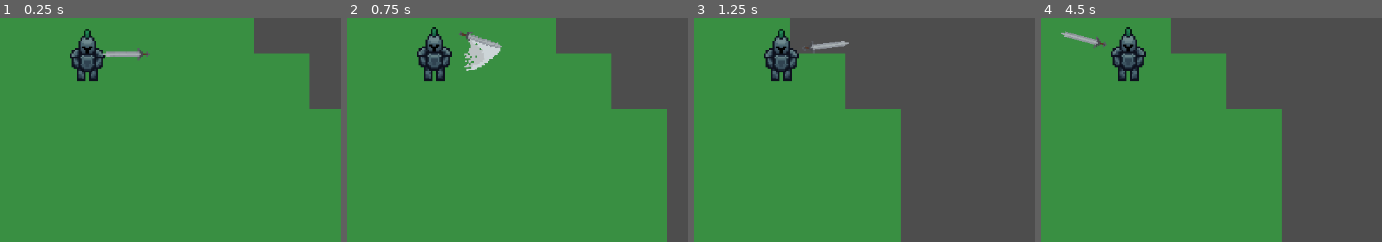
Above: before the commit, frames 1-4 (left to right).
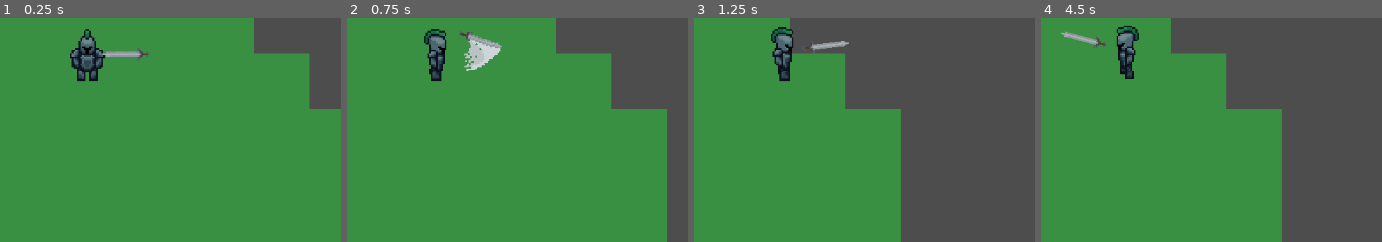
Above: after the commit, the same moments.

Repository: DyslexicWolf/HackNSlashing
Game: Godot game, scene res://Scenes/game.tscn
Two runs of this game, one before a commit and one after it. Both use one fixed random seed, a clock stepped at 60 frames per second and the inputs below.
Inputs (mouse positions are % of the whole screen's width and height, from its top left):
- Up to frame 1 (0.25 s): no input
- Up to frame 2 (0.75 s): tap Enter at 0.5 s; move the mouse to (84, 45) at 0.52 s; press the mouse at (84, 45) at 0.53 s; hold D (move_right) from 0.53 s (still down)
- Up to frame 3 (1.25 s): keep holding D (move_right)
- Up to frame 4 (4.5 s): move the mouse to (35, 55) at 1.27 s; release D (move_right) at 1.28 s; release the mouse at (35, 55) at 1.28 s; hold S (move_down) 1.28-2.03 s; click (35, 55) at 1.35 s; move the mouse to (70, 28) at 2.02 s; press the mouse at (70, 28) at 2.03 s; hold D (move_right) 2.03-2.78 s; move the mouse to (53, 70) at 2.77 s; release the mouse at (53, 70) at 2.78 s; hold W (move_up) 2.78-3.53 s; click (53, 70) at 2.85 s; move the mouse to (94, 65) at 3.52 s; press the mouse at (94, 65) at 3.53 s; hold A (move_left) from 3.53 s (still down); move the mouse to (23, 35) at 4.27 s; release the mouse at (23, 35) at 4.28 s; click (23, 35) at 4.35 s
The pictures show only the part of the screen within x 46-96%, y 42-92%; the shares and areas given below are measured in that part.

Frame 1 is identical in both runs. In frame 2, 1.4% of the frame differs, in the area x 20-31%, y 4-29%; in frame 3, 1.4%; in frame 4, 1.5%, in the area x 20-31%, y 3-29%.

Commit message:
Fixed spritesheet inside godot
Fixed spritesheet inside godot, removed the old, added the new

Diff:
--- a/hacknslashing/Components/sword.tscn
+++ b/hacknslashing/Components/sword.tscn
@@ -1,126 +1,46 @@
-[gd_scene load_steps=36 format=3 uid="uid://cm288xnonu824"]
+[gd_scene load_steps=16 format=3 uid="uid://cm288xnonu824"]
 
 [ext_resource type="Script" uid="uid://b15ojljgpmc4a" path="res://Scripts/sword.gd" id="1_4s73l"]
-[ext_resource type="Texture2D" uid="uid://7j5a4fs8o704" path="res://Assets/Sprites/Sword_Spritesheet.png" id="2_kbd3j"]
+[ext_resource type="Texture2D" uid="uid://cbr2fvmxvtg7d" path="res://Assets/Sprites/Sword_Spritesheet.png" id="2_kbd3j"]
 [ext_resource type="Script" uid="uid://btedrswfaqmxu" path="res://Scripts/hitbox.gd" id="3_7iixe"]
 
-[sub_resource type="AtlasTexture" id="AtlasTexture_6wdhb"]
+[sub_resource type="AtlasTexture" id="AtlasTexture_4s73l"]
 atlas = ExtResource("2_kbd3j")
-region = Rect2(768, 0, 32, 32)
+region = Rect2(128, 0, 32, 32)
 
-[sub_resource type="AtlasTexture" id="AtlasTexture_d6wag"]
+[sub_resource type="AtlasTexture" id="AtlasTexture_kbd3j"]
 atlas = ExtResource("2_kbd3j")
-region = Rect2(800, 0, 32, 32)
+region = Rect2(160, 0, 32, 32)
 
-[sub_resource type="AtlasTexture" id="AtlasTexture_kb2vl"]
+[sub_resource type="AtlasTexture" id="AtlasTexture_7iixe"]
 atlas = ExtResource("2_kbd3j")
-region = Rect2(832, 0, 32, 32)
+region = Rect2(192, 0, 32, 32)
 
-[sub_resource type="AtlasTexture" id="AtlasTexture_6j4cb"]
+[sub_resource type="AtlasTexture" id="AtlasTexture_rrml0"]
 atlas = ExtResource("2_kbd3j")
-region = Rect2(864, 0, 32, 32)
+region = Rect2(224, 0, 32, 32)
 
-[sub_resource type="AtlasTexture" id="AtlasTexture_ksptp"]
-atlas = ExtResource("2_kbd3j")
-region = Rect2(896, 0, 32, 32)
-
-[sub_resource type="AtlasTexture" id="AtlasTexture_5uo8h"]
-atlas = ExtResource("2_kbd3j")
-region = Rect2(928, 0, 32, 32)
-
-[sub_resource type="AtlasTexture" id="AtlasTexture_4gx3d"]
-atlas = ExtResource("2_kbd3j")
-region = Rect2(576, 0, 32, 32)
-
-[sub_resource type="AtlasTexture" id="AtlasTexture_641iy"]
-atlas = ExtResource("2_kbd3j")
-region = Rect2(608, 0, 32, 32)
-
-[sub_resource type="AtlasTexture" id="AtlasTexture_juuhp"]
-atlas = ExtResource("2_kbd3j")
-region = Rect2(640, 0, 32, 32)
-
-[sub_resource type="AtlasTexture" id="AtlasTexture_ud72p"]
-atlas = ExtResource("2_kbd3j")
-region = Rect2(672, 0, 32, 32)
-
-[sub_resource type="AtlasTexture" id="AtlasTexture_licwk"]
-atlas = ExtResource("2_kbd3j")
-region = Rect2(704, 0, 32, 32)
-
-[sub_resource type="AtlasTexture" id="AtlasTexture_pxruu"]
-atlas = ExtResource("2_kbd3j")
-region = Rect2(736, 0, 32, 32)
-
-[sub_resource type="AtlasTexture" id="AtlasTexture_swbve"]
-atlas = ExtResource("2_kbd3j")
-region = Rect2(384, 0, 32, 32)
-
-[sub_resource type="AtlasTexture" id="AtlasTexture_8ykx0"]
-atlas = ExtResource("2_kbd3j")
-region = Rect2(416, 0, 32, 32)
-
-[sub_resource type="AtlasTexture" id="AtlasTexture_dy3nf"]
-atlas = ExtResource("2_kbd3j")
-region = Rect2(448, 0, 32, 32)
-
-[sub_resource type="AtlasTexture" id="AtlasTexture_ava4e"]
-atlas = ExtResource("2_kbd3j")
-region = Rect2(480, 0, 32, 32)
-
-[sub_resource type="AtlasTexture" id="AtlasTexture_yb50g"]
-atlas = ExtResource("2_kbd3j")
-region = Rect2(512, 0, 32, 32)
-
-[sub_resource type="AtlasTexture" id="AtlasTexture_s4ba6"]
-atlas = ExtResource("2_kbd3j")
-region = Rect2(544, 0, 32, 32)
-
-[sub_resource type="AtlasTexture" id="AtlasTexture_mscq6"]
+[sub_resource type="AtlasTexture" id="AtlasTexture_tfeni"]
 atlas = ExtResource("2_kbd3j")
 region = Rect2(256, 0, 32, 32)
 
-[sub_resource type="AtlasTexture" id="AtlasTexture_yv0n8"]
+[sub_resource type="AtlasTexture" id="AtlasTexture_ibosg"]
 atlas = ExtResource("2_kbd3j")
 region = Rect2(288, 0, 32, 32)
 
-[sub_resource type="AtlasTexture" id="AtlasTexture_m6ajq"]
-atlas = ExtResource("2_kbd3j")
-region = Rect2(320, 0, 32, 32)
-
-[sub_resource type="AtlasTexture" id="AtlasTexture_0e7lp"]
-atlas = ExtResource("2_kbd3j")
-region = Rect2(352, 0, 32, 32)
-
-[sub_resource type="AtlasTexture" id="AtlasTexture_g7mud"]
-atlas = ExtResource("2_kbd3j")
-region = Rect2(128, 0, 32, 32)
-
-[sub_resource type="AtlasTexture" id="AtlasTexture_xvhj7"]
-atlas = ExtResource("2_kbd3j")
-region = Rect2(160, 0, 32, 32)
-
-[sub_resource type="AtlasTexture" id="AtlasTexture_f175q"]
-atlas = ExtResource("2_kbd3j")
-region = Rect2(192, 0, 32, 32)
-
-[sub_resource type="AtlasTexture" id="AtlasTexture_xcyl8"]
-atlas = ExtResource("2_kbd3j")
-region = Rect2(224, 0, 32, 32)
-
-[sub_resource type="AtlasTexture" id="AtlasTexture_y06fd"]
+[sub_resource type="AtlasTexture" id="AtlasTexture_exmpj"]
 atlas = ExtResource("2_kbd3j")
 region = Rect2(0, 0, 32, 32)
 
-[sub_resource type="AtlasTexture" id="AtlasTexture_ocpgi"]
+[sub_resource type="AtlasTexture" id="AtlasTexture_1cxvp"]
 atlas = ExtResource("2_kbd3j")
 region = Rect2(32, 0, 32, 32)
 
-[sub_resource type="AtlasTexture" id="AtlasTexture_ncty3"]
+[sub_resource type="AtlasTexture" id="AtlasTexture_snfs4"]
 atlas = ExtResource("2_kbd3j")
 region = Rect2(64, 0, 32, 32)
 
-[sub_resource type="AtlasTexture" id="AtlasTexture_pl4qv"]
+[sub_resource type="AtlasTexture" id="AtlasTexture_swfk0"]
 atlas = ExtResource("2_kbd3j")
 region = Rect2(96, 0, 32, 32)
 
@@ -128,68 +48,22 @@
 animations = [{
 "frames": [{
 "duration": 1.0,
-"texture": SubResource("AtlasTexture_6wdhb")
+"texture": SubResource("AtlasTexture_4s73l")
 }, {
 "duration": 1.0,
-"texture": SubResource("AtlasTexture_d6wag")
+"texture": SubResource("AtlasTexture_kbd3j")
 }, {
 "duration": 1.0,
-"texture": SubResource("AtlasTexture_kb2vl")
+"texture": SubResource("AtlasTexture_7iixe")
 }, {
 "duration": 1.0,
-"texture": SubResource("AtlasTexture_6j4cb")
+"texture": SubResource("AtlasTexture_rrml0")
 }, {
 "duration": 1.0,
-"texture": SubResource("AtlasTexture_ksptp")
+"texture": SubResource("AtlasTexture_tfeni")
 }, {
 "duration": 1.0,
-"texture": SubResource("AtlasTexture_5uo8h")
-}],
-"loop": false,
-"name": &"attack_diagonal",
-"speed": 13.0
-}, {
-"frames": [{
-"duration": 1.0,
-"texture": SubResource("AtlasTexture_4gx3d")
-}, {
-"duration": 1.0,
-"texture": SubResource("AtlasTexture_641iy")
-}, {
-"duration": 1.0,
-"texture": SubResource("AtlasTexture_juuhp")
-}, {
-"duration": 1.0,
-"texture": SubResource("AtlasTexture_ud72p")
-}, {
-"duration": 1.0,
-"texture": SubResource("AtlasTexture_licwk")
-}, {
-"duration": 1.0,
-"texture": SubResource("AtlasTexture_pxruu")
-}],
-"loop": false,
-"name": &"attack_horizontal",
-"speed": 13.0
-}, {
-"frames": [{
-"duration": 1.0,
-"texture": SubResource("AtlasTexture_swbve")
-}, {
-"duration": 1.0,
-"texture": SubResource("AtlasTexture_8ykx0")
-}, {
-"duration": 1.0,
-"texture": SubResource("AtlasTexture_dy3nf")
-}, {
-"duration": 1.0,
-"texture": SubResource("AtlasTexture_ava4e")
-}, {
-"duration": 1.0,
-"texture": SubResource("AtlasTexture_yb50g")
-}, {
-"duration": 1.0,
-"texture": SubResource("AtlasTexture_s4ba6")
+"texture": SubResource("AtlasTexture_ibosg")
 }],
 "loop": false,
 "name": &"attack_vertical",
@@ -197,50 +71,16 @@
 }, {
 "frames": [{
 "duration": 1.0,
-"texture": SubResource("AtlasTexture_mscq6")
+"texture": SubResource("AtlasTexture_exmpj")
 }, {
 "duration": 1.0,
-"texture": SubResource("AtlasTexture_yv0n8")
+"texture": SubResource("AtlasTexture_1cxvp")
 }, {
 "duration": 1.0,
-"texture": SubResource("AtlasTexture_m6ajq")
+"texture": SubResource("AtlasTexture_snfs4")
 }, {
 "duration": 1.0,
-"texture": SubResource("AtlasTexture_0e7lp")
-}],
-"loop": true,
-"name": &"idle_diagonal",
-"speed": 5.5
-}, {
-"frames": [{
-"duration": 1.0,
-"texture": SubResource("AtlasTexture_g7mud")
-}, {
-"duration": 1.0,
-"texture": SubResource("AtlasTexture_xvhj7")
-}, {
-"duration": 1.0,
-"texture": SubResource("AtlasTexture_f175q")
-}, {
-"duration": 1.0,
-"texture": SubResource("AtlasTexture_xcyl8")
-}],
-"loop": true,
-"name": &"idle_horizontal",
-"speed": 5.5
-}, {
-"frames": [{
-"duration": 1.0,
-"texture": SubResource("AtlasTexture_y06fd")
-}, {
-"duration": 1.0,
-"texture": SubResource("AtlasTexture_ocpgi")
-}, {
-"duration": 1.0,
-"texture": SubResource("AtlasTexture_ncty3")
-}, {
-"duration": 1.0,
-"texture": SubResource("AtlasTexture_pl4qv")
+"texture": SubResource("AtlasTexture_swfk0")
 }],
 "loop": true,
 "name": &"idle_vertical",
@@ -254,7 +94,7 @@
 
 [node name="AnimatedSprite2D" type="AnimatedSprite2D" parent="."]
 sprite_frames = SubResource("SpriteFrames_d6wag")
-animation = &"idle_vertical"
+animation = &"attack_vertical"
 autoplay = "idle_vertical"
 
 [node name="HitBox" type="Area2D" parent="."]
--- a/hacknslashing/Scenes/player.tscn
+++ b/hacknslashing/Scenes/player.tscn
@@ -1,91 +1,130 @@
-[gd_scene load_steps=30 format=3 uid="uid://bmjs8ru7k3ke"]
+[gd_scene load_steps=39 format=3 uid="uid://bmjs8ru7k3ke"]
 
 [ext_resource type="Script" uid="uid://cm3qcps0seot5" path="res://Scripts/player.gd" id="1_cvnsp"]
-[ext_resource type="Texture2D" uid="uid://cqbqrtp255gvd" path="res://Assets/Sprites/PlayerCharacter_Front_SpriteSheet.png" id="1_v0iea"]
-[ext_resource type="Texture2D" uid="uid://csj8qg62ri6kv" path="res://Assets/Sprites/PlayerCharacter_Back_Spritesheet.png" id="2_6t5aa"]
+[ext_resource type="Texture2D" uid="uid://bqlcyt560macg" path="res://Assets/Sprites/PlayerCharacter_SpriteSheet.png" id="3_fkybt"]
 [ext_resource type="PackedScene" uid="uid://cq5nqcfvfeiq6" path="res://Components/health.tscn" id="4_vgqql"]
 [ext_resource type="Script" uid="uid://c5r2kx6kdyc10" path="res://Scripts/hurtbox.gd" id="5_fkybt"]
 [ext_resource type="PackedScene" uid="uid://cm288xnonu824" path="res://Components/sword.tscn" id="6_x3wgy"]
 
 [sub_resource type="AtlasTexture" id="AtlasTexture_x3wgy"]
-atlas = ExtResource("2_6t5aa")
+atlas = ExtResource("3_fkybt")
+region = Rect2(320, 0, 32, 32)
+
+[sub_resource type="AtlasTexture" id="AtlasTexture_3smsa"]
+atlas = ExtResource("3_fkybt")
+region = Rect2(352, 0, 32, 32)
+
+[sub_resource type="AtlasTexture" id="AtlasTexture_8erm5"]
+atlas = ExtResource("3_fkybt")
+region = Rect2(384, 0, 32, 32)
+
+[sub_resource type="AtlasTexture" id="AtlasTexture_f1ek2"]
+atlas = ExtResource("3_fkybt")
+region = Rect2(416, 0, 32, 32)
+
+[sub_resource type="AtlasTexture" id="AtlasTexture_tx1dd"]
+atlas = ExtResource("3_fkybt")
+region = Rect2(0, 0, 32, 32)
+
+[sub_resource type="AtlasTexture" id="AtlasTexture_gymyn"]
+atlas = ExtResource("3_fkybt")
 region = Rect2(32, 0, 32, 32)
 
-[sub_resource type="AtlasTexture" id="AtlasTexture_3smsa"]
-atlas = ExtResource("2_6t5aa")
+[sub_resource type="AtlasTexture" id="AtlasTexture_pu2lt"]
+atlas = ExtResource("3_fkybt")
 region = Rect2(64, 0, 32, 32)
 
-[sub_resource type="AtlasTexture" id="AtlasTexture_8erm5"]
-atlas = ExtResource("2_6t5aa")
+[sub_resource type="AtlasTexture" id="AtlasTexture_ukyrk"]
+atlas = ExtResource("3_fkybt")
 region = Rect2(96, 0, 32, 32)
 
-[sub_resource type="AtlasTexture" id="AtlasTexture_f1ek2"]
-atlas = ExtResource("2_6t5aa")
+[sub_resource type="AtlasTexture" id="AtlasTexture_7dp3o"]
+atlas = ExtResource("3_fkybt")
+region = Rect2(640, 0, 32, 32)
+
+[sub_resource type="AtlasTexture" id="AtlasTexture_h4iuc"]
+atlas = ExtResource("3_fkybt")
+region = Rect2(672, 0, 32, 32)
+
+[sub_resource type="AtlasTexture" id="AtlasTexture_fd4e3"]
+atlas = ExtResource("3_fkybt")
+region = Rect2(704, 0, 32, 32)
+
+[sub_resource type="AtlasTexture" id="AtlasTexture_qqcod"]
+atlas = ExtResource("3_fkybt")
+region = Rect2(736, 0, 32, 32)
+
+[sub_resource type="AtlasTexture" id="AtlasTexture_igrcy"]
+atlas = ExtResource("3_fkybt")
+region = Rect2(448, 0, 32, 32)
+
+[sub_resource type="AtlasTexture" id="AtlasTexture_fs7ks"]
+atlas = ExtResource("3_fkybt")
+region = Rect2(480, 0, 32, 32)
+
+[sub_resource type="AtlasTexture" id="AtlasTexture_l6n3p"]
+atlas = ExtResource("3_fkybt")
+region = Rect2(512, 0, 32, 32)
+
+[sub_resource type="AtlasTexture" id="AtlasTexture_olqyp"]
+atlas = ExtResource("3_fkybt")
+region = Rect2(544, 0, 32, 32)
+
+[sub_resource type="AtlasTexture" id="AtlasTexture_wpjfl"]
+atlas = ExtResource("3_fkybt")
+region = Rect2(576, 0, 32, 32)
+
+[sub_resource type="AtlasTexture" id="AtlasTexture_bi64h"]
+atlas = ExtResource("3_fkybt")
+region = Rect2(608, 0, 32, 32)
+
+[sub_resource type="AtlasTexture" id="AtlasTexture_2ijsl"]
+atlas = ExtResource("3_fkybt")
 region = Rect2(128, 0, 32, 32)
 
-[sub_resource type="AtlasTexture" id="AtlasTexture_cvnsp"]
-atlas = ExtResource("1_v0iea")
-region = Rect2(32, 0, 32, 32)
-
-[sub_resource type="AtlasTexture" id="AtlasTexture_6t5aa"]
-atlas = ExtResource("1_v0iea")
-region = Rect2(64, 0, 32, 32)
-
-[sub_resource type="AtlasTexture" id="AtlasTexture_vgqql"]
-atlas = ExtResource("1_v0iea")
-region = Rect2(96, 0, 32, 32)
-
-[sub_resource type="AtlasTexture" id="AtlasTexture_fkybt"]
-atlas = ExtResource("1_v0iea")
-region = Rect2(128, 0, 32, 32)
-
-[sub_resource type="AtlasTexture" id="AtlasTexture_tx1dd"]
-atlas = ExtResource("2_6t5aa")
+[sub_resource type="AtlasTexture" id="AtlasTexture_p1odr"]
+atlas = ExtResource("3_fkybt")
 region = Rect2(160, 0, 32, 32)
 
-[sub_resource type="AtlasTexture" id="AtlasTexture_gymyn"]
-atlas = ExtResource("2_6t5aa")
+[sub_resource type="AtlasTexture" id="AtlasTexture_0gysh"]
+atlas = ExtResource("3_fkybt")
 region = Rect2(192, 0, 32, 32)
 
-[sub_resource type="AtlasTexture" id="AtlasTexture_pu2lt"]
-atlas = ExtResource("2_6t5aa")
+[sub_resource type="AtlasTexture" id="AtlasTexture_vfarp"]
+atlas = ExtResource("3_fkybt")
 region = Rect2(224, 0, 32, 32)
 
-[sub_resource type="AtlasTexture" id="AtlasTexture_ukyrk"]
-atlas = ExtResource("2_6t5aa")
+[sub_resource type="AtlasTexture" id="AtlasTexture_y6uwr"]
+atlas = ExtResource("3_fkybt")
 region = Rect2(256, 0, 32, 32)
 
-[sub_resource type="AtlasTexture" id="AtlasTexture_7dp3o"]
-atlas = ExtResource("2_6t5aa")
+[sub_resource type="AtlasTexture" id="AtlasTexture_83xs0"]
+atlas = ExtResource("3_fkybt")
 region = Rect2(288, 0, 32, 32)
 
-[sub_resource type="AtlasTexture" id="AtlasTexture_h4iuc"]
-atlas = ExtResource("2_6t5aa")
-region = Rect2(320, 0, 32, 32)
-
-[sub_resource type="AtlasTexture" id="AtlasTexture_fd4e3"]
-atlas = ExtResource("1_v0iea")
-region = Rect2(160, 0, 32, 32)
-
-[sub_resource type="AtlasTexture" id="AtlasTexture_qqcod"]
-atlas = ExtResource("1_v0iea")
-region = Rect2(192, 0, 32, 32)
-
-[sub_resource type="AtlasTexture" id="AtlasTexture_igrcy"]
-atlas = ExtResource("1_v0iea")
-region = Rect2(224, 0, 32, 32)
-
-[sub_resource type="AtlasTexture" id="AtlasTexture_fs7ks"]
-atlas = ExtResource("1_v0iea")
-region = Rect2(256, 0, 32, 32)
-
-[sub_resource type="AtlasTexture" id="AtlasTexture_l6n3p"]
-atlas = ExtResource("1_v0iea")
-region = Rect2(288, 0, 32, 32)
-
-[sub_resource type="AtlasTexture" id="AtlasTexture_olqyp"]
-atlas = ExtResource("1_v0iea")
-region = Rect2(320, 0, 32, 32)
+[sub_resource type="AtlasTexture" id="AtlasTexture_ypfnu"]
+atlas = ExtResource("3_fkybt")
+region = Rect2(768, 0, 32, 32)
+
+[sub_resource type="AtlasTexture" id="AtlasTexture_xuaoq"]
+atlas = ExtResource("3_fkybt")
+region = Rect2(800, 0, 32, 32)
+
+[sub_resource type="AtlasTexture" id="AtlasTexture_wohnl"]
+atlas = ExtResource("3_fkybt")
+region = Rect2(832, 0, 32, 32)
+
+[sub_resource type="AtlasTexture" id="AtlasTexture_36dho"]
+atlas = ExtResource("3_fkybt")
+region = Rect2(864, 0, 32, 32)
+
+[sub_resource type="AtlasTexture" id="AtlasTexture_yh6i2"]
+atlas = ExtResource("3_fkybt")
+region = Rect2(896, 0, 32, 32)
+
+[sub_resource type="AtlasTexture" id="AtlasTexture_nv4vc"]
+atlas = ExtResource("3_fkybt")
+region = Rect2(928, 0, 32, 32)
 
 [sub_resource type="SpriteFrames" id="SpriteFrames_x3wgy"]
 animations = [{
@@ -108,16 +147,16 @@
 }, {
 "frames": [{
 "duration": 1.0,
-"texture": SubResource("AtlasTexture_cvnsp")
-}, {
-"duration": 1.0,
-"texture": SubResource("AtlasTexture_6t5aa")
-}, {
-"duration": 1.0,
-"texture": SubResource("AtlasTexture_vgqql")
-}, {
-"duration": 1.0,
-"texture": SubResource("AtlasTexture_fkybt")
+"texture": SubResource("AtlasTexture_tx1dd")
+}, {
+"duration": 1.0,
+"texture": SubResource("AtlasTexture_gymyn")
+}, {
+"duration": 1.0,
+"texture": SubResource("AtlasTexture_pu2lt")
+}, {
+"duration": 1.0,
+"texture": SubResource("AtlasTexture_ukyrk")
 }],
 "loop": true,
 "name": &"idle_front",
@@ -125,22 +164,39 @@
 }, {
 "frames": [{
 "duration": 1.0,
-"texture": SubResource("AtlasTexture_tx1dd")
-}, {
-"duration": 1.0,
-"texture": SubResource("AtlasTexture_gymyn")
-}, {
-"duration": 1.0,
-"texture": SubResource("AtlasTexture_pu2lt")
-}, {
-"duration": 1.0,
-"texture": SubResource("AtlasTexture_ukyrk")
-}, {
-"duration": 1.0,
 "texture": SubResource("AtlasTexture_7dp3o")
 }, {
 "duration": 1.0,
 "texture": SubResource("AtlasTexture_h4iuc")
+}, {
+"duration": 1.0,
+"texture": SubResource("AtlasTexture_fd4e3")
+}, {
+"duration": 1.0,
+"texture": SubResource("AtlasTexture_qqcod")
+}],
+"loop": true,
+"name": &"idle_side",
+"speed": 5.0
+}, {
+"frames": [{
+"duration": 1.0,
+"texture": SubResource("AtlasTexture_igrcy")
+}, {
+"duration": 1.0,
+"texture": SubResource("AtlasTexture_fs7ks")
+}, {
+"duration": 1.0,
+"texture": SubResource("AtlasTexture_l6n3p")
+}, {
+"duration": 1.0,
+"texture": SubResource("AtlasTexture_olqyp")
+}, {
+"duration": 1.0,
+"texture": SubResource("AtlasTexture_wpjfl")
+}, {
+"duration": 1.0,
+"texture": SubResource("AtlasTexture_bi64h")
 }],
 "loop": true,
 "name": &"run_back",
@@ -148,25 +204,48 @@
 }, {
 "frames": [{
 "duration": 1.0,
-"texture": SubResource("AtlasTexture_fd4e3")
-}, {
-"duration": 1.0,
-"texture": SubResource("AtlasTexture_qqcod")
-}, {
-"duration": 1.0,
-"texture": SubResource("AtlasTexture_igrcy")
-}, {
-"duration": 1.0,
-"texture": SubResource("AtlasTexture_fs7ks")
-}, {
-"duration": 1.0,
-"texture": SubResource("AtlasTexture_l6n3p")
-}, {
-"duration": 1.0,
-"texture": SubResource("AtlasTexture_olqyp")
+"texture": SubResource("AtlasTexture_2ijsl")
+}, {
+"duration": 1.0,
+"texture": SubResource("AtlasTexture_p1odr")
+}, {
+"duration": 1.0,
+"texture": SubResource("AtlasTexture_0gysh")
+}, {
+"duration": 1.0,
+"texture": SubResource("AtlasTexture_vfarp")
+}, {
+"duration": 1.0,
+"texture": SubResource("AtlasTexture_y6uwr")
+}, {
+"duration": 1.0,
+"texture": SubResource("AtlasTexture_83xs0")
 }],
 "loop": true,
 "name": &"run_front",
+"speed": 10.0
+}, {
+"frames": [{
+"duration": 1.0,
+"texture": SubResource("AtlasTexture_ypfnu")
+}, {
+"duration": 1.0,
+"texture": SubResource("AtlasTexture_xuaoq")
+}, {
+"duration": 1.0,
+"texture": SubResource("AtlasTexture_wohnl")
+}, {
+"duration": 1.0,
+"texture": SubResource("AtlasTexture_36dho")
+}, {
+"duration": 1.0,
+"texture": SubResource("AtlasTexture_yh6i2")
+}, {
+"duration": 1.0,
+"texture": SubResource("AtlasTexture_nv4vc")
+}],
+"loop": true,
+"name": &"run_side",
 "speed": 10.0
 }]
 
@@ -188,7 +267,7 @@
 
 [node name="AnimatedSprite2D" type="AnimatedSprite2D" parent="."]
 sprite_frames = SubResource("SpriteFrames_x3wgy")
-animation = &"idle_front"
+animation = &"run_side"
 autoplay = "idle_front"
 
 [node name="HurtBox" type="Area2D" parent="." node_paths=PackedStringArray("health")]
--- a/hacknslashing/Scripts/player.gd
+++ b/hacknslashing/Scripts/player.gd
@@ -26,10 +26,10 @@
 		player_animated_sprite.play("run_front")
 	elif direction.x > 0:
 		player_animated_sprite.flip_h = false
-		player_animated_sprite.play("idle_front")
+		player_animated_sprite.play("run_side")
 	elif direction.x < 0:
 		player_animated_sprite.flip_h = true
-		player_animated_sprite.play("idle_front")
+		player_animated_sprite.play("run_side")
 	else:
 		player_animated_sprite.play("idle_front")
 func attack():
Binary file removed: hacknslashing/Assets/Sprites/PlayerCharacter_Back_Spritesheet.png
Binary file removed: hacknslashing/Assets/Sprites/PlayerCharacter_Front_SpriteSheet.png
Binary file added: hacknslashing/Assets/Sprites/PlayerCharacter_SpriteSheet.png
Not shown, changed: hacknslashing/Assets/Sprites/PlayerCharacter_SpriteSheet.png.import
Binary file added: hacknslashing/Assets/Sprites/Spear_Spritesheet.png
Not shown, changed: hacknslashing/Assets/Sprites/Spear_Spritesheet.png.import
Binary file changed: hacknslashing/Assets/Sprites/Sword_Spritesheet.png
Not shown, changed: hacknslashing/Assets/Sprites/Sword_Spritesheet.png.import
